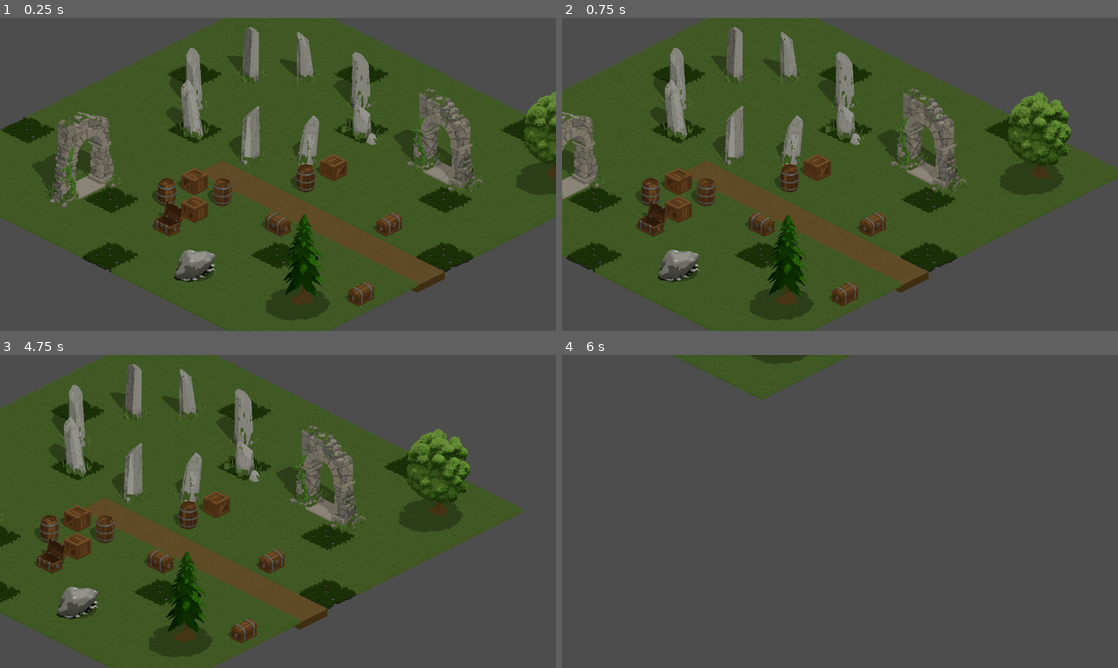
Above: before the commit, frames 1-4 (two rows, left to right).
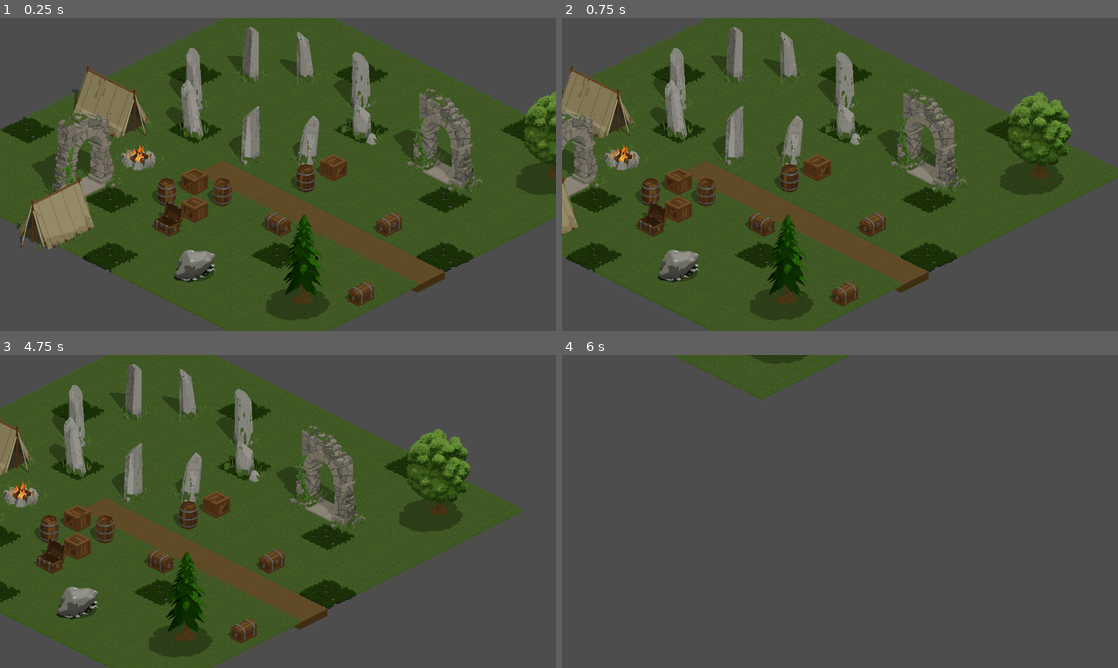
Above: after the commit, the same moments.

Repository: michael-leblanc/renown
Game: Godot game, scene res://props/props.tscn
Two runs of this game, one before a commit and one after it. Both use one fixed random seed, a clock stepped at 60 frames per second and the inputs below. The project has no main scene, so this scene is started directly.
Inputs (mouse positions are in pixels of both pictures, inside the frame that each line leads up to):
- Up to frame 1 (0.25 s): no input
- Up to frame 2 (0.75 s): tap Enter at 0.5 s; move the mouse to (962, 158) at 0.52 s; hold Right from 0.53 s (still down); tap M at 0.6 s; click (962, 158) at 0.67 s
- Up to frame 3 (4.75 s): tap Space at 0.77, 1.52, 2.75, 3.02, 3.77, 4.52 s; move the mouse to (166, 527) at 1.27 s; release Right at 1.28 s; hold Down 1.28-2.03 s; tap 1 at 1.35 s; move the mouse to (333, 442) at 2.02 s; hold Right 2.03-2.78 s; tap 2 at 2.1 s; move the mouse to (250, 574) at 2.77 s; hold Up 2.78-3.53 s; tap 3 at 2.85 s; click (250, 574) at 2.92 s; move the mouse to (444, 558) at 3.52 s; hold Left from 3.53 s (still down); tap 4 at 3.6 s; move the mouse to (111, 464) at 4.27 s; tap 5 at 4.35 s
- Up to frame 4 (6 s): move the mouse to (867, 511) at 5.02 s; release Left at 5.03 s; hold Down 5.03-5.78 s; tap O at 5.1 s; click (867, 511) at 5.17 s; move the mouse to (756, 433) at 5.77 s; hold Right from 5.78 s (still down); tap G at 5.85 s

The runs differ from the first frame. In frame 1, 3.7% of the frame differs, in the area x 3-29%, y 15-75%; in frame 2, 2.2%; in frame 3, 1.0%; in frame 4, nothing differs.

Commit message:
art: a lit campfire and a canvas tent, made with the prop skill
Campfire A1 and Tent A1 as tileset-format sprites in prototype/art/made
(16 PNGs: 8 sprites, 8 shadows), drawn by the new scripts/art/camp.mjs,
with a small camp in the showcase scene. Michael agreed the rough drafts
("Both are good, fable a little better"), then asked for the detail and a PR.

Kit: two materials (CANVAS, FIRE) and a ramp for stone in firelight, and
three options on a prop (noMoss, cast, glow). A sprite snaps to the new
ramps only if its prop uses them, so the 56 older PNGs redraw unchanged.

Skill: the size rule for props longer than one tile (the corner nearest
the viewer is cut off past half length + half width of about 1.45), and
--with-character on a draft, which adds a human on the next tile for size.

Plan: CLI-005 now moves 80 PNGs, covers camp.mjs and waits for CLI-003,
which moves the Creator parts the draft's human is read from.

Co-Authored-By: Claude Fable 5.2 <noreply@anthropic.com>
Claude-Session: https://claude.ai/code/session_018UrVt6iutP85YmKMy38irH

Diff:
--- a/prototype/props/props.gd
+++ b/prototype/props/props.gd
@@ -2,7 +2,8 @@
 extends Node2D
 ## Shows the code-made props (prototype/art/made/) on a grass patch, beside a
 ## few pieces of the tileset: the lone doorway (D108), a ring of standing
-## stones (D71), chests, closed and open (D54, D142), and crates and barrels.
+## stones (D71), chests, closed and open (D54, D142), crates and barrels, and a
+## small camp (two tents round a fire).
 ## Throwaway code (D201): it follows none of game/sim/'s rules, and it is a
 ## showcase only. Nothing here is in the seeded test patch (world/).
 ##
@@ -39,6 +40,9 @@
 	[5, 8, "Crate", "S"], [6, 8, "Barrel", "S"], [5, 9, "Barrel", "E"], [6, 9, "Crate", "N"],
 	[7, 5, "Crate", "W"], [7, 6, "Barrel", "N"],
 ]
+
+## The camp as [x, y, kind, rotation]. A tent is about 2 tiles long; its way in is at one end.
+const CAMP := [[1, 7, "Tent", "S"], [4, 12, "Tent", "W"], [3, 8, "Campfire", "S"]]
 
 var ground: Node2D
 var shadows: Node2D
@@ -108,6 +112,9 @@
 	# crates and barrels
 	for b: Array in STORES:
 		_prop("%s A1_%s" % [b[2], b[3]], "%s Shadow A1_%s" % [b[2], b[3]], Vector2i(b[0], b[1]))
+	# the camp
+	for c: Array in CAMP:
+		_prop("%s A1_%s" % [c[2], c[3]], "%s Shadow A1_%s" % [c[2], c[3]], Vector2i(c[0], c[1]))
 	# a few pieces of the tileset, to compare
 	_shadow("Tree Shadow", cell_to_world(Vector2(11, 10)))
 	_piece("Tree D1_S", cell_to_world(Vector2(11, 10)))
Binary file added: prototype/art/made/Campfire A1_E.png
Not shown, added: prototype/art/made/Campfire A1_E.png.import
Binary file added: prototype/art/made/Campfire A1_N.png
Not shown, added: prototype/art/made/Campfire A1_N.png.import
Binary file added: prototype/art/made/Campfire A1_S.png
Not shown, added: prototype/art/made/Campfire A1_S.png.import
Binary file added: prototype/art/made/Campfire A1_W.png
Not shown, added: prototype/art/made/Campfire A1_W.png.import
Binary file added: prototype/art/made/Campfire Shadow A1_E.png
Not shown, added: prototype/art/made/Campfire Shadow A1_E.png.import
Binary file added: prototype/art/made/Campfire Shadow A1_N.png
Not shown, added: prototype/art/made/Campfire Shadow A1_N.png.import
(and 22 more such lines)
